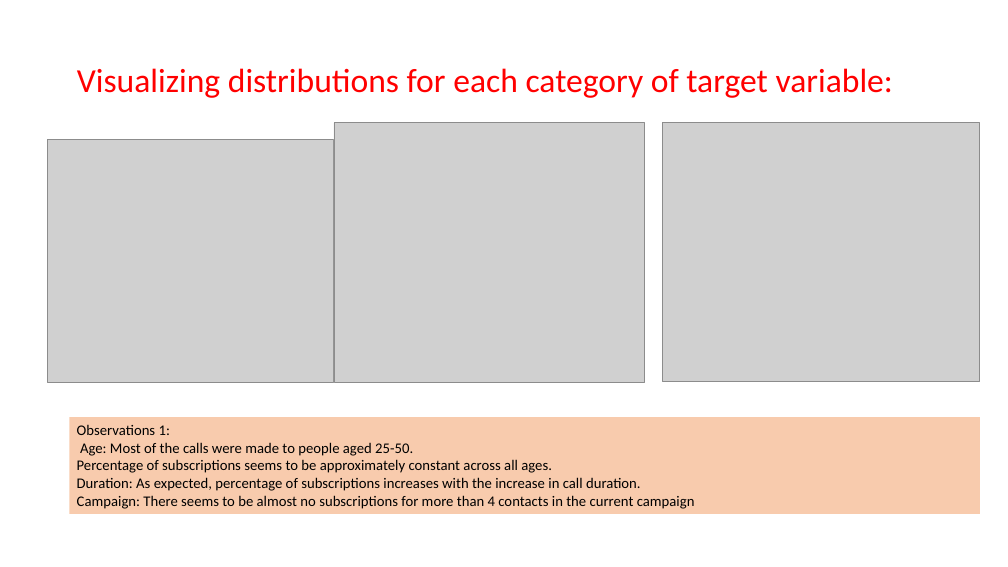
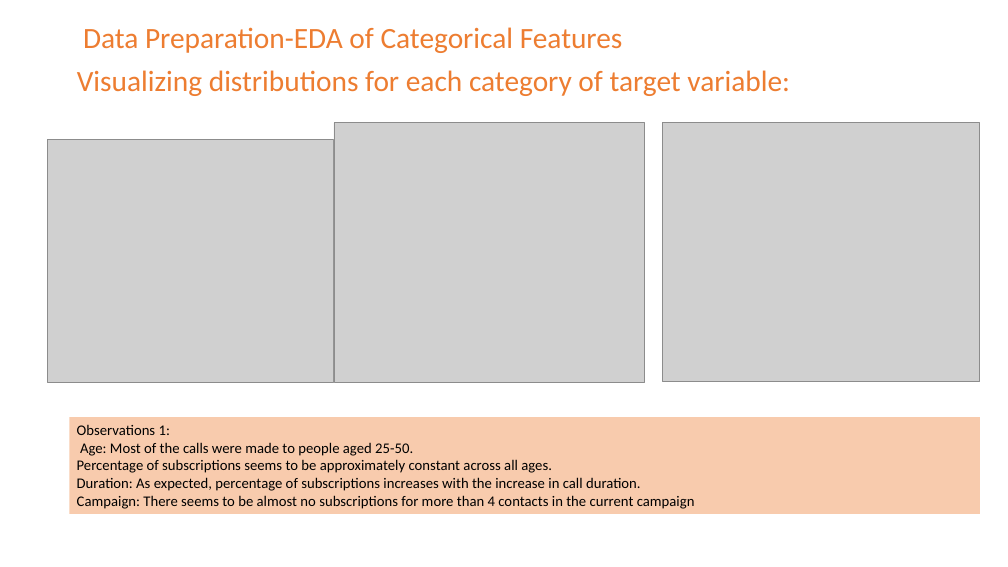
Before and after one commit to singhanuj695/Data-glacier-Group-Project, a slide deck: slide 16 of Week-11/CampaignCatalysts_EDA.pptx. Drawn at 1008x567 pixels with LibreOffice and Linux fonts; fonts in the diff are those of the drawing; grey boxes stand for pictures. Boxes give left, top, right and bottom in pixels: in the first picture for what was removed or moved away, otherwise in the second. Text is boxed around its words. In the diff, an @@ line names an element or a change of style, - is before the commit and + after.

```diff
--- a/Week-11/CampaignCatalysts_EDA.pptx
+++ b/Week-11/CampaignCatalysts_EDA.pptx
@@ text added at [83,27,623,53], 28 pt, text #ED7D31 @@
+Data Preparation-EDA of Categorical Features
@@ title "Visualizing distributions for each category ..." at [77,70,790,96]: size 32 to 28 pt, text colour #FF0000 to #ED7D31 @@
```
Also in this commit, not shown: 6 other slides changed, 2 slides added.
